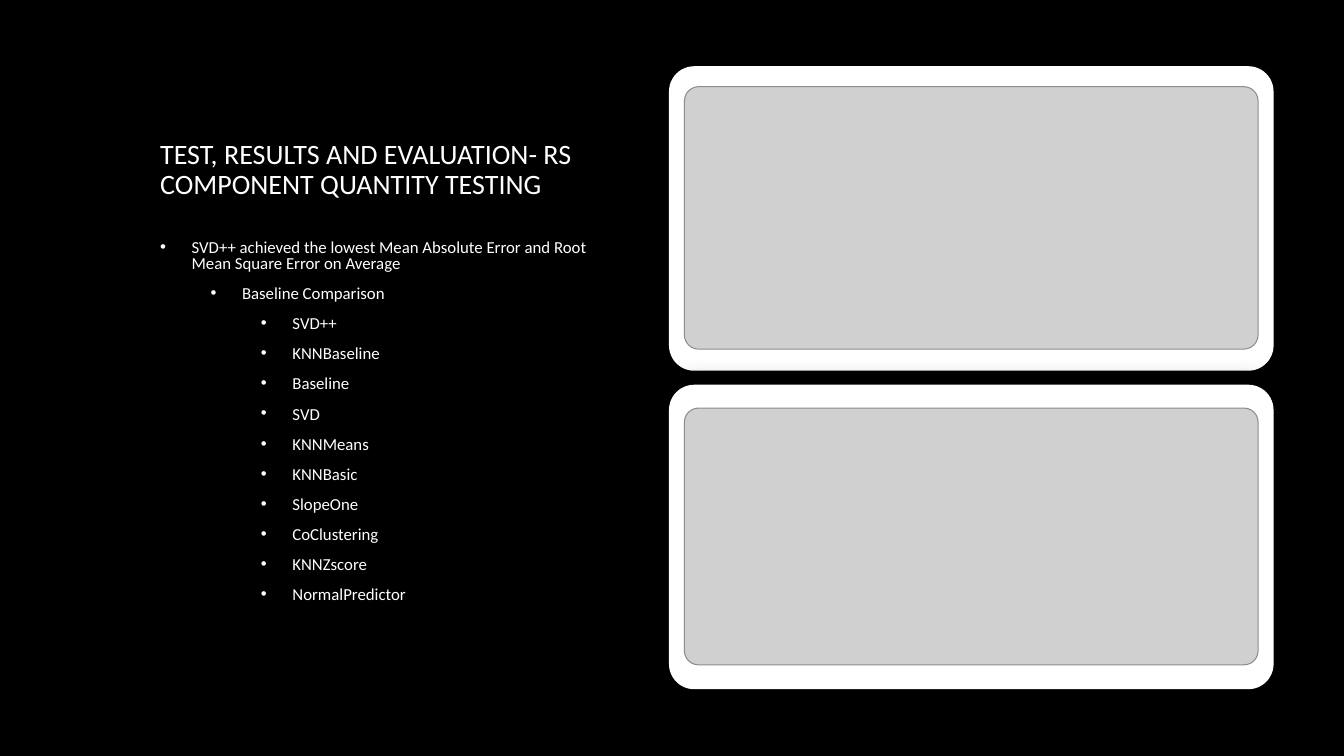
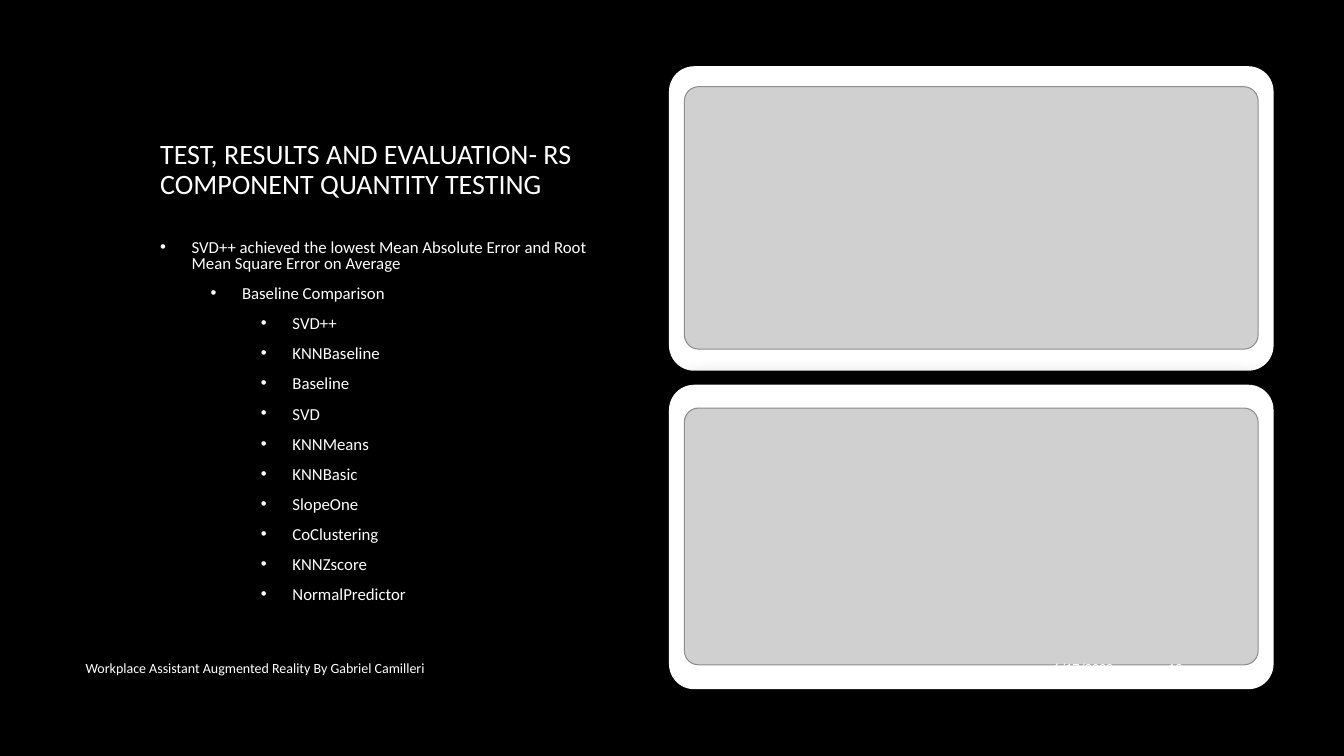
Before and after one commit to Gabbu98/FYPWAAR, a slide deck: slide 12 of viva/Workplace_Assistant_Augmented_Reality.pptx. Drawn at 1344x756 pixels with LibreOffice and Linux fonts; fonts in the diff are those of the drawing; grey boxes stand for pictures; background and template pictures are left out. Boxes give left, top, right and bottom in pixels: in the first picture for what was removed or moved away, otherwise in the second. Text is boxed around its words. In the diff, an @@ line names an element or a change of style, - is before the commit and + after.

```diff
--- a/viva/Workplace_Assistant_Augmented_Reality.pptx
+++ b/viva/Workplace_Assistant_Augmented_Reality.pptx
@@ text added at (x1=86, y1=663, x2=425, y2=676), 10 pt, text #FFFFFF @@
+Workplace Assistant Augmented Reality By Gabriel Camilleri
@@ text added at (x1=1053, y1=661, x2=1113, y2=666), 10 pt, text #FFFFFF @@
+6/17/2020
```
Also in this commit, not shown: 15 other slides changed, 1 other file.
